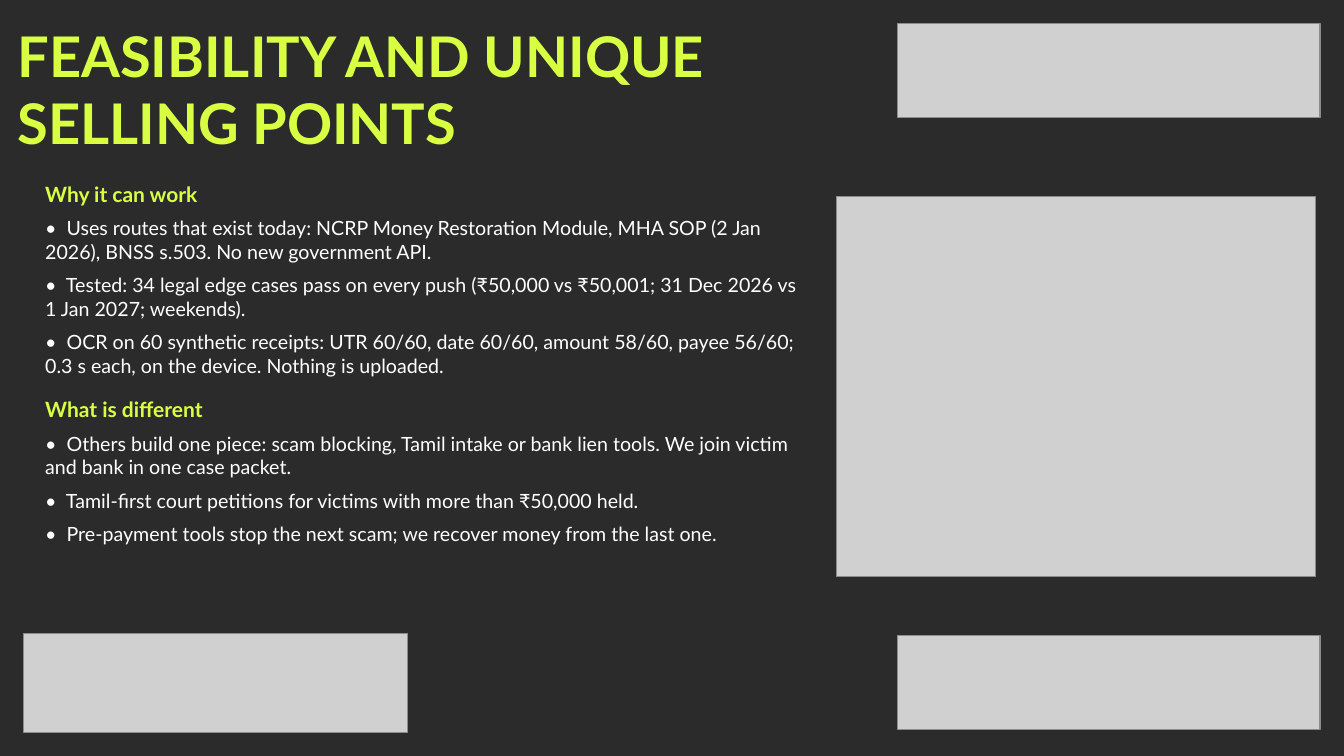
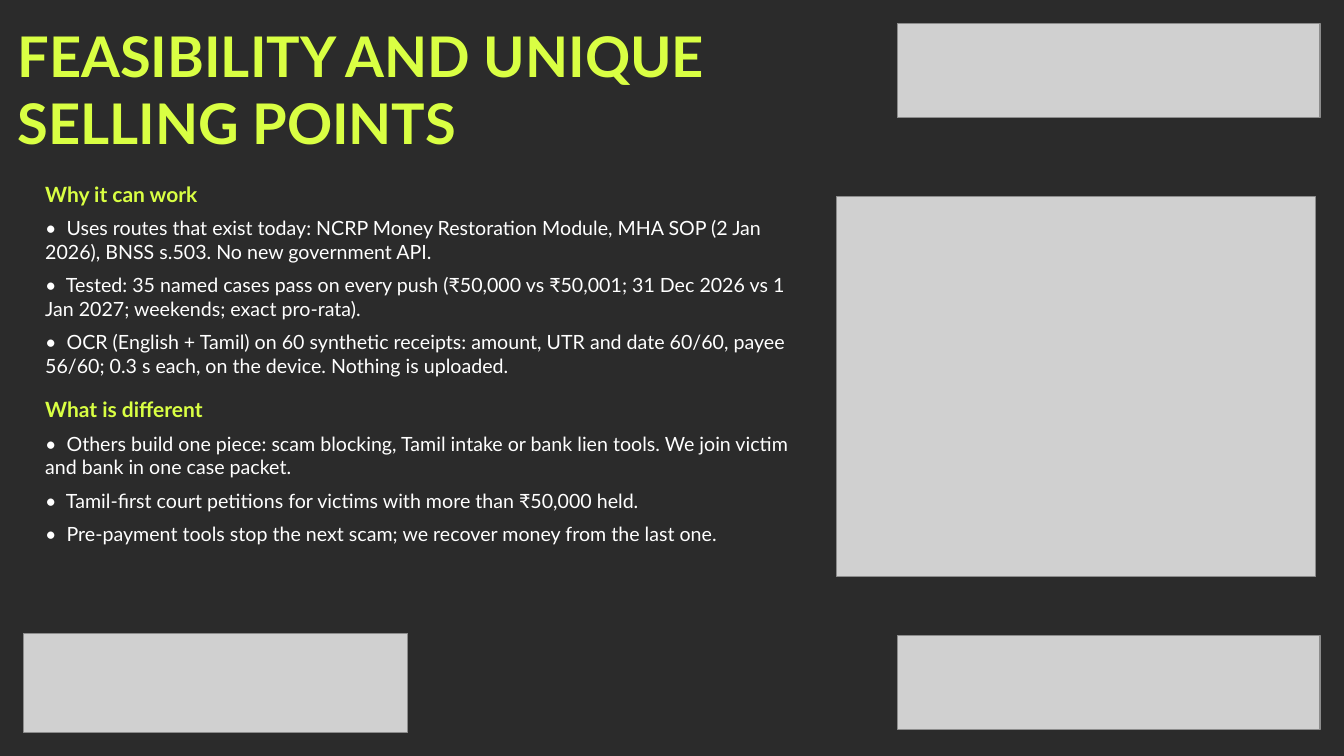
Before and after one commit to mahak867/Golden-Hour, a slide deck: slide 5 of deck/GoldenHour_KHacks4_Submission_Visual.pptx. Drawn at 1344x756 pixels with LibreOffice and Linux fonts; fonts in the diff are those of the drawing; grey boxes stand for pictures; background and template pictures are left out; a plain dark background stands for a picture behind light text. Boxes give left, top, right and bottom in pixels: in the first picture for what was removed or moved away, otherwise in the second. Text is boxed around its words. In the diff, an @@ line names an element or a change of style, - is before the commit and + after.

```diff
--- a/deck/GoldenHour_KHacks4_Submission_Visual.pptx
+++ b/deck/GoldenHour_KHacks4_Submission_Visual.pptx
@@ text at [45, 277, 785, 377]: text changed @@
-• Tested: 34 legal edge cases pass on every push (₹50,000 vs ₹50,001; 31 Dec 2026 vs 1 Jan 2027; weekends).
-• OCR on 60 synthetic receipts: UTR 60/60, date 60/60, amount 58/60, payee 56/60; 0.3 s each, on the device. Nothing is uploaded.
+• Tested: 35 named cases pass on every push (₹50,000 vs ₹50,001; 31 Dec 2026 vs 1 Jan 2027; weekends; exact pro-rata).
+• OCR (English + Tamil) on 60 synthetic receipts: amount, UTR and date 60/60, payee 56/60; 0.3 s each, on the device. Nothing is uploaded.
```
Also in this commit, not shown: 4 other slides changed, 4 other files.
